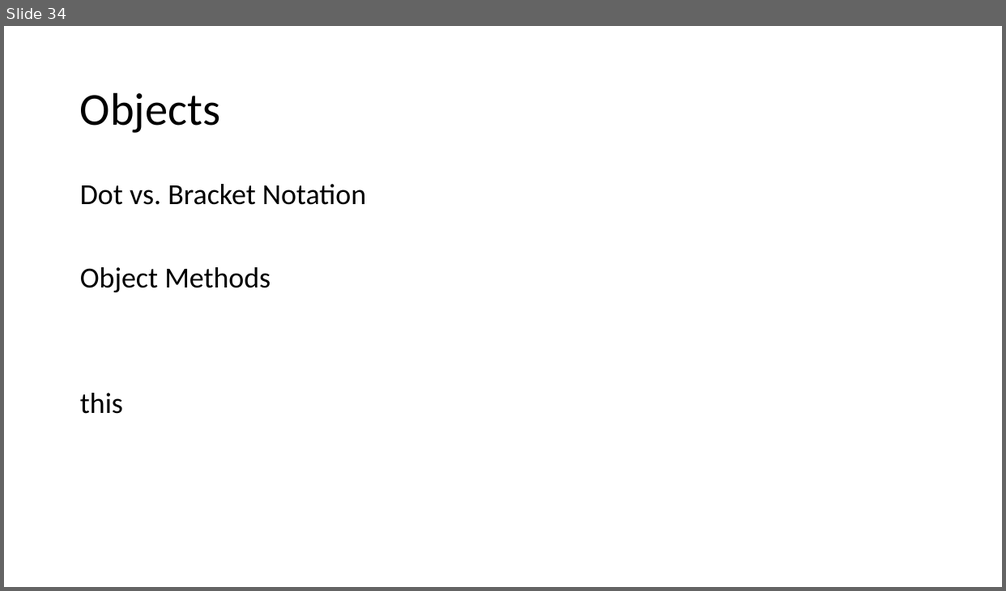
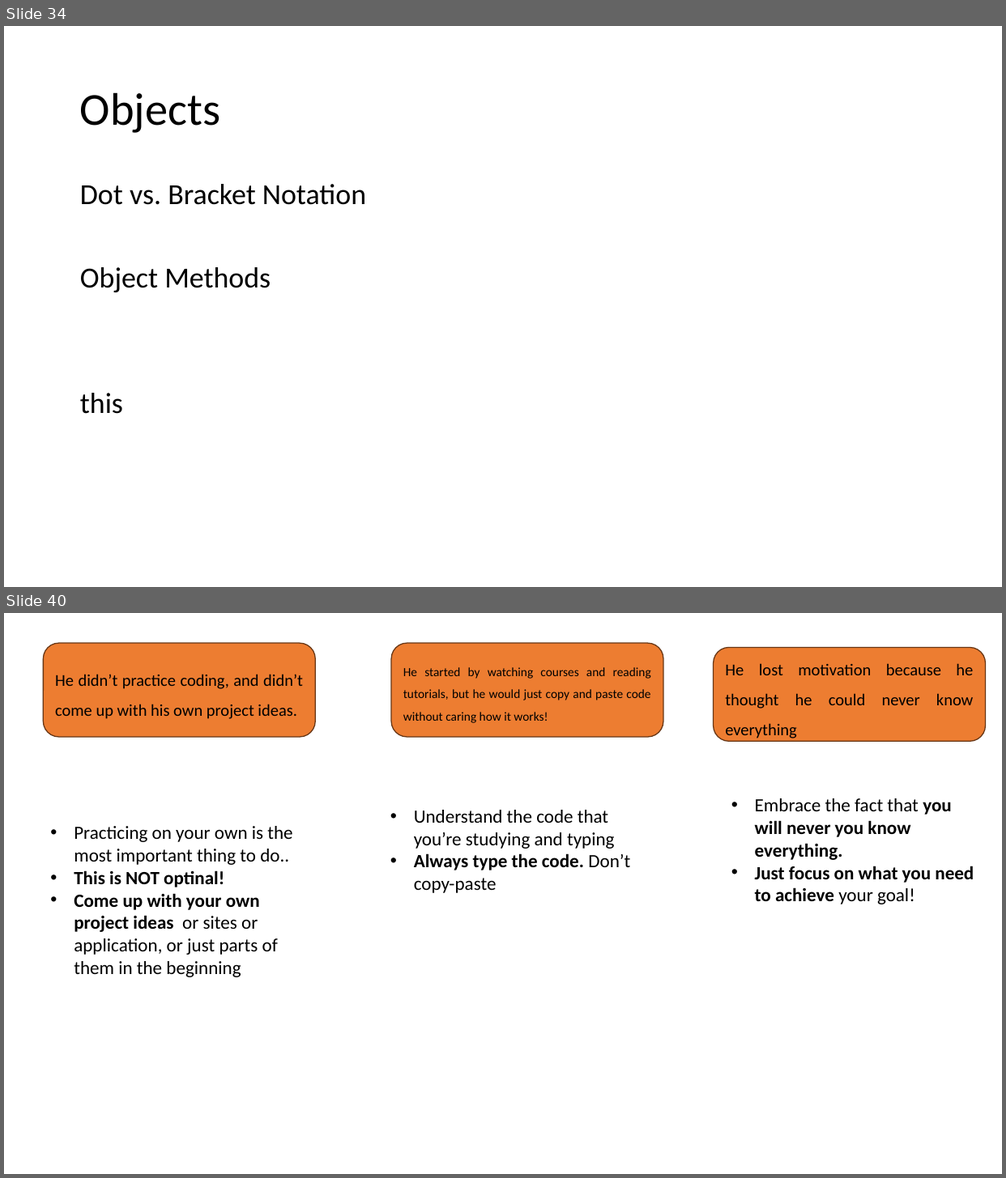
Before and after one commit to PiyushChaturvedii/Batch05, a slide deck: JavaScript.pptx. Shown one above the other, each under a label of ours: slide 34 before the commit, slides 34 and 40 after it; the slides between them are not shown. The pictures are 1006x591 and 1006x1178 pixels, drawn with LibreOffice and Linux fonts; fonts in the diff are those of the drawing. Boxes give left, top, right and bottom in pixels: in the first picture for what was removed or moved away, otherwise in the second. Text is boxed around its words. In the diff, an @@ line names an element or a change of style, - is before the commit and + after.

```diff
--- a/JavaScript.pptx
+++ b/JavaScript.pptx
@@ slide 40 added at (4,613,1002,1174), background #FFFFFF @@
@@ rounded rectangle added at (43,643,315,736), fill #ED7D31, outline #683715 1 pt, 16 pt, text #000000 @@
+He didn’t practice coding, and didn’t come up with his own project ideas.
@@ rounded rectangle added at (391,643,663,736), fill #ED7D31, outline #683715 1 pt, 12 pt, text #000000 @@
+He started by watching courses and reading tutorials, but he would just copy and paste code without caring how it works!
@@ rounded rectangle added at (714,648,986,741), fill #ED7D31, outline #683715 1 pt, 16 pt, text #000000 @@
+He lost motivation because he thought he could never know everything
@@ text added at (755,798,974,905), 18 pt, text #000000, bold @@
+• Embrace the fact that you will never you know everything.
+• Just focus on what you need to achieve your goal!
@@ text added at (74,826,292,977), 18 pt, text #000000 @@
+• Practicing on your own is the most important thing to do..
+• This is NOT optinal!
+• Come up with your own project ideas or sites or application, or just parts of them in the beginning
@@ text added at (414,810,630,893), 18 pt, text #000000 @@
+• Understand the code that you’re studying and typing
+• Always type the code. Don’t copy-paste
```
Also in this commit, not shown: 1 slide changed, 6 other slides added, 9 other files.
